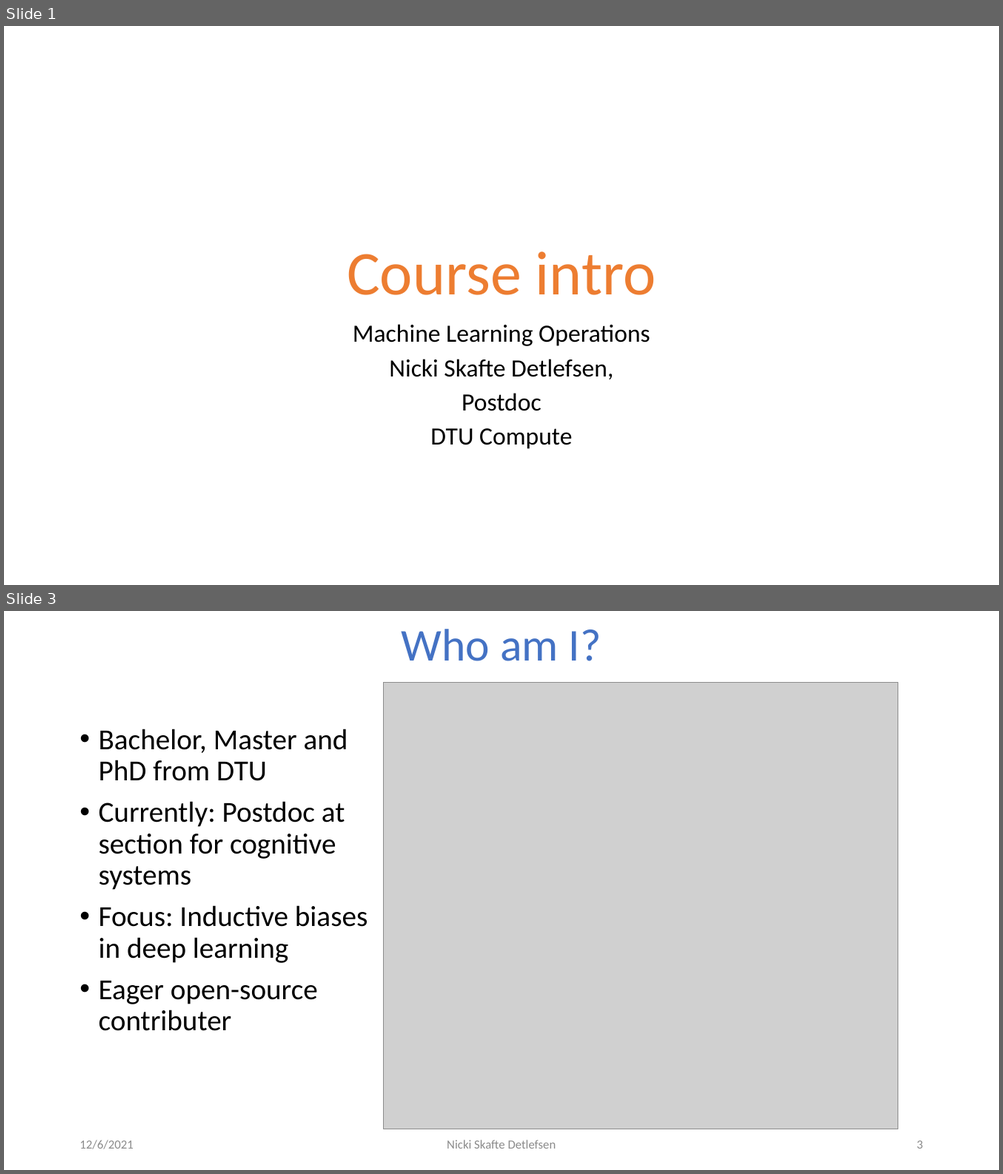
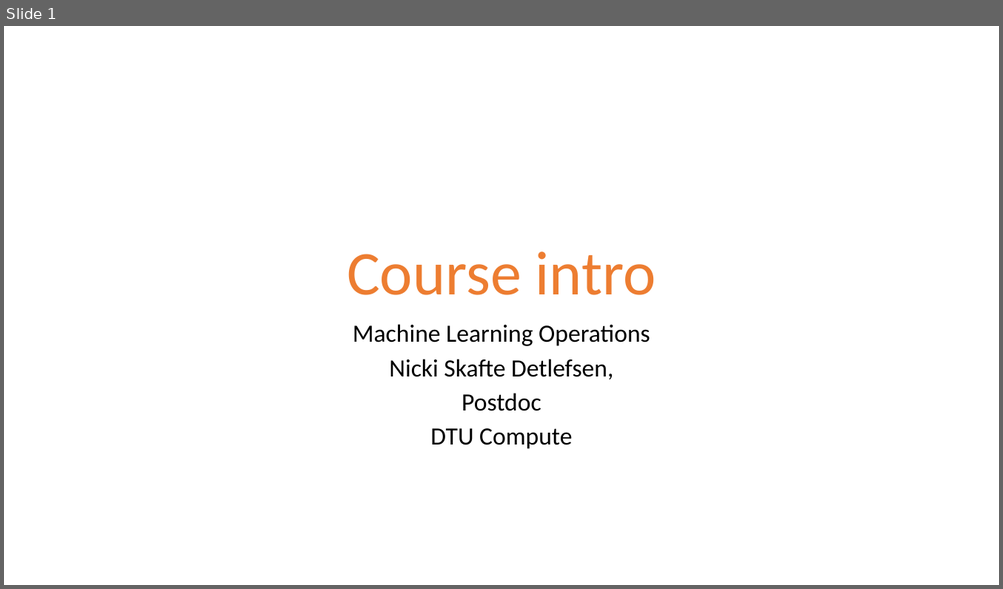
Before and after one commit to DeepEasterbunny/dtu_mlops, a slide deck: s1_getting_started/lecture/course_intro.pptx. Shown one above the other, each under a label of ours: slides 1 and 3 before the commit, slide 1 after it; the slides between them are not shown. The pictures are 1003x1174 and 1003x589 pixels, drawn with LibreOffice and Linux fonts; fonts in the diff are those of the drawing; grey boxes stand for pictures; background and template pictures are left out. Boxes give left, top, right and bottom in pixels: in the first picture for what was removed or moved away, otherwise in the second. Text is boxed around its words. In the diff, an @@ line names an element or a change of style, - is before the commit and + after.

```diff
--- a/s1_getting_started/lecture/course_intro.pptx
+++ b/s1_getting_started/lecture/course_intro.pptx
@@ slide 3 removed at box(4, 611, 999, 1170), background #FFFFFF @@
@@ title removed at box(401, 629, 601, 661) @@
-Who am I?
@@ picture removed at box(384, 683, 898, 1130) @@
@@ text removed at box(99, 729, 367, 1031) @@
-• Bachelor, Master and PhD from DTU
-• Currently: Postdoc at section for cognitive systems
-• Focus: Inductive biases in deep learning
-• Eager open-source contributer
@@ text removed at box(79, 1140, 133, 1150) @@
-12/6/2021
@@ text removed at box(447, 1140, 556, 1149) @@
-Nicki Skafte Detlefsen
@@ page number removed at box(916, 1141, 922, 1149) @@
-3
```
Also in this commit, not shown: 8 slides changed, 5 other files.
